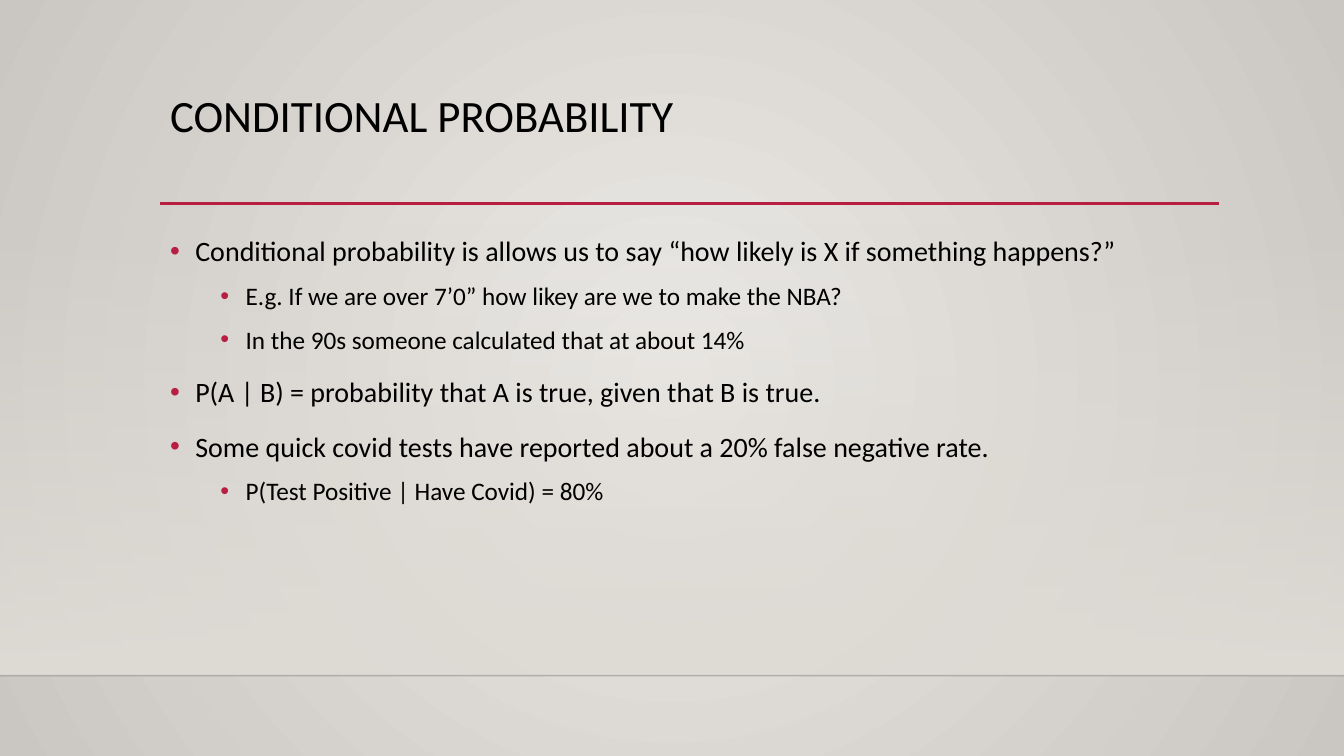
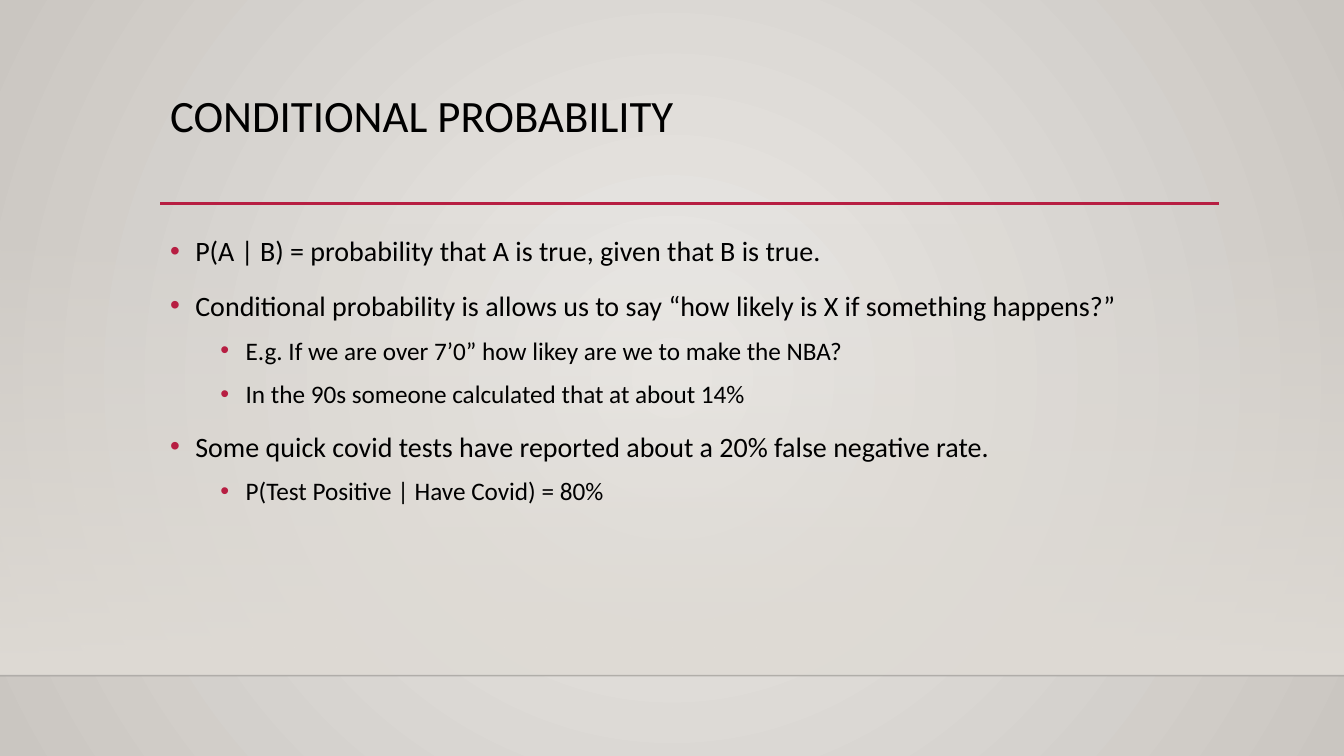
Before and after one commit to AkeemSemperDataScience/Basic_Stats_in_Python_Student_Repository, a slide deck: slide 13 of reference_material/slides/013_Probability_and_Bayes.pptx (slide 9 before the commit). Drawn at 1344x756 pixels with LibreOffice and Linux fonts; fonts in the diff are those of the drawing; background and template pictures are left out. Boxes give left, top, right and bottom in pixels: in the first picture for what was removed or moved away, otherwise in the second. Text is boxed around its words. In the diff, an @@ line names an element or a change of style, - is before the commit and + after.

```diff
--- a/reference_material/slides/013_Probability_and_Bayes.pptx
+++ b/reference_material/slides/013_Probability_and_Bayes.pptx
@@ text at <box>195,240,821,266</box>: paragraph added @@
+• P(A | B) = probability that A is true, given that B is true.
@@ text at <box>195,381,821,407</box>: paragraph removed @@
-• P(A | B) = probability that A is true, given that B is true.
```
Also in this commit, not shown: 5 other slides changed, 14 slides added, 12 other files.
